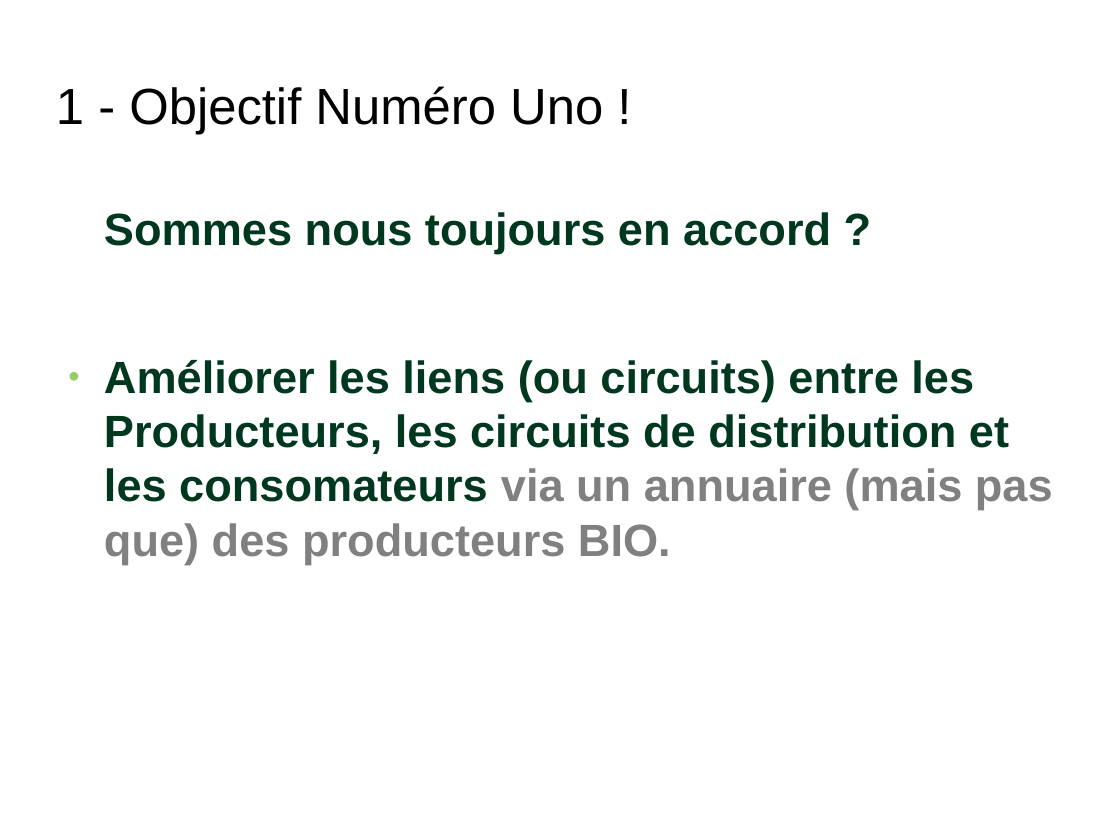
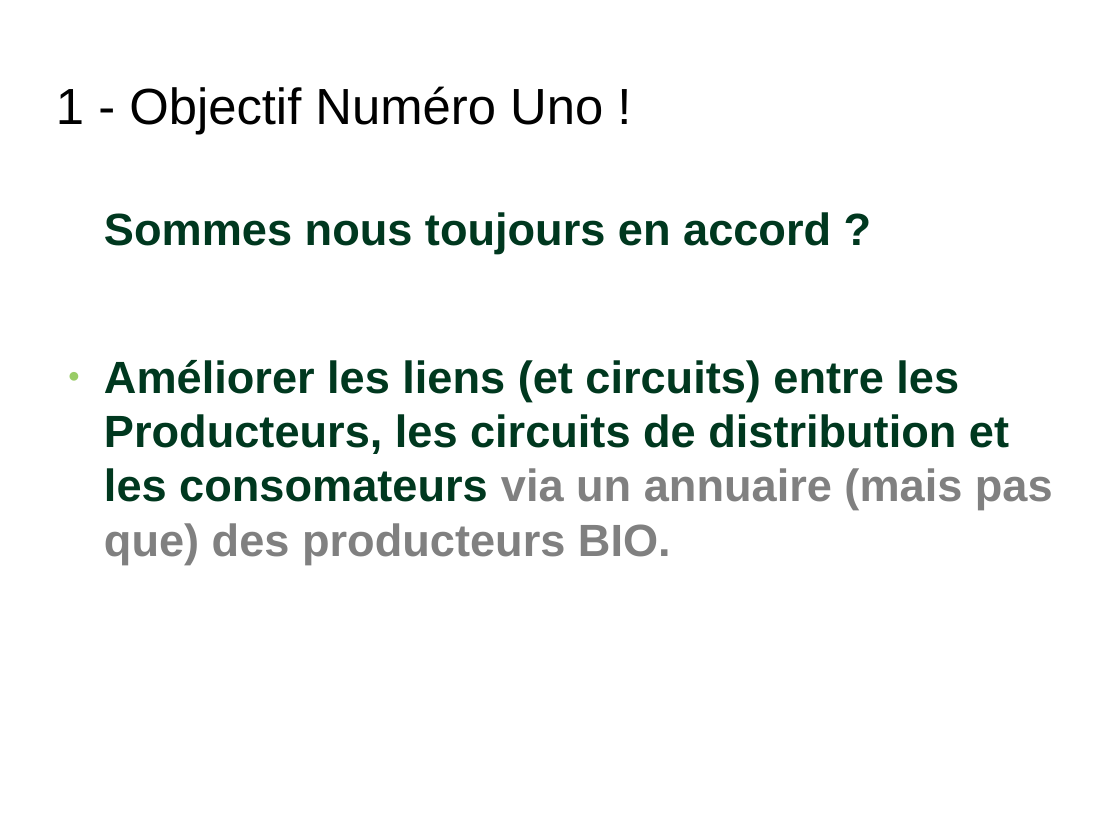
Before and after one commit to PaulBisserier/cetcal, a slide deck: slide 3 of qualification/présentations/16juin2020.odp. Drawn at 1120x840 pixels with LibreOffice and Linux fonts; fonts in the diff are those of the drawing; background and template pictures are left out. Boxes give left, top, right and bottom in pixels: in the first picture for what was removed or moved away, otherwise in the second. Text is boxed around its words. In the diff, an @@ line names an element or a change of style, - is before the commit and + after.

```diff
--- a/qualification/présentations/16juin2020.odp
+++ b/qualification/présentations/16juin2020.odp
@@ text at box(104, 360, 1053, 564): text changed @@
-● Améliorer les liens (ou circuits) entre les Producteurs, les circuits de distribution et les consomateurs via un annuaire (mais pas que) des producteurs BIO.
+● Améliorer les liens (et circuits) entre les Producteurs, les circuits de distribution et les consomateurs via un annuaire (mais pas que) des producteurs BIO.
```
Also in this commit, not shown: 1 other slide changed, 2 slides added, 1 slide removed, 4 other files.
